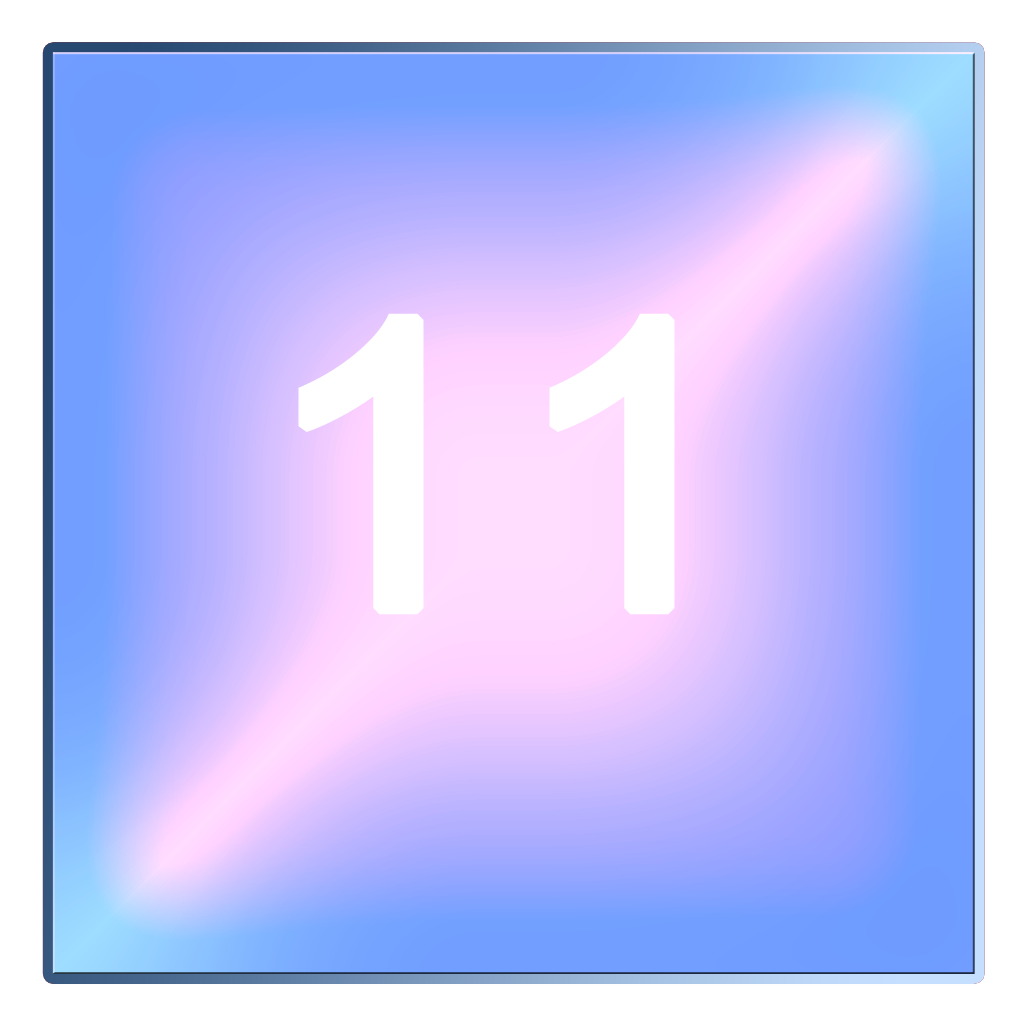
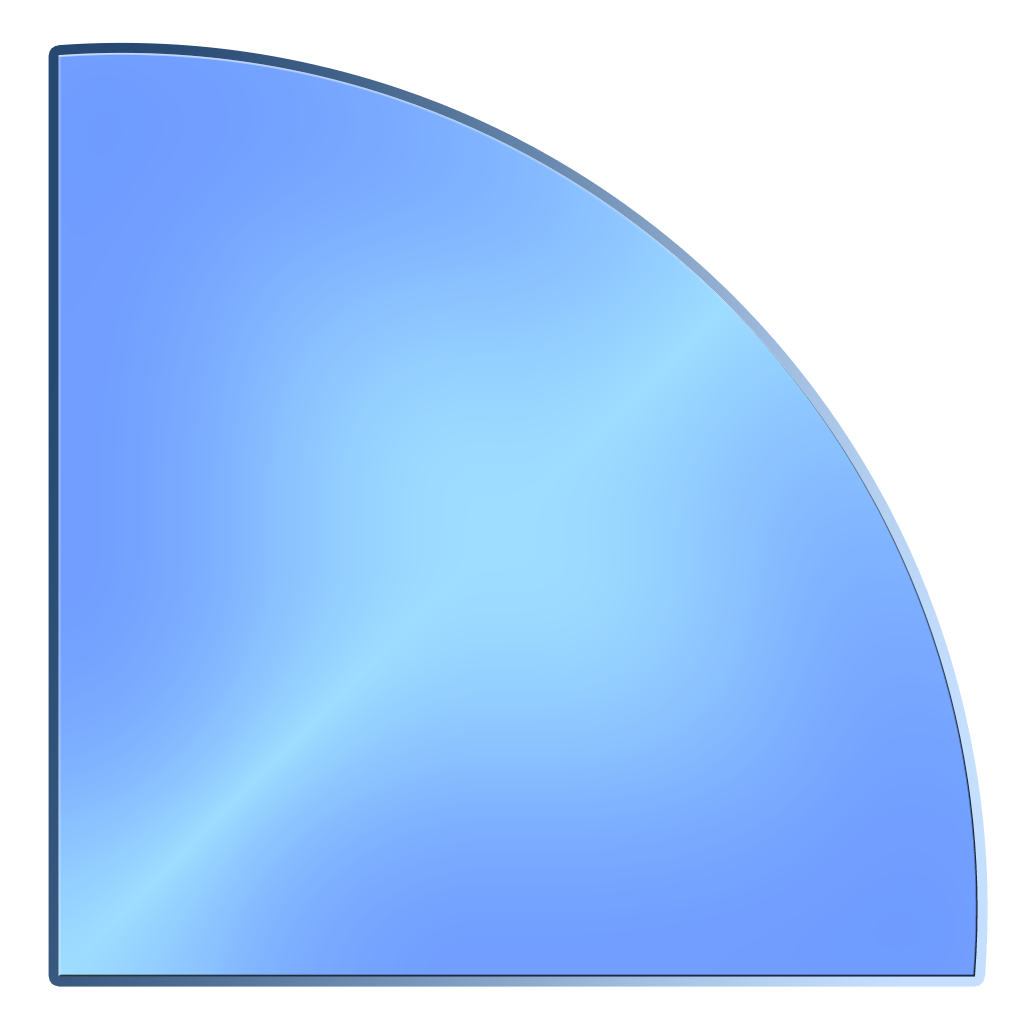
Layers edited between the first and the second w=1024, h=1024 image:
removed layer "11" over (x1=298, y1=313, x2=675, y2=615)
removed layer "Shape 2 copy" (was overlay) over (x1=52, y1=52, x2=975, y2=974)
removed layer "Shape 2" (was luminosity) over (x1=52, y1=52, x2=975, y2=974)
added layer "Shape 6 copy 2" (overlay) above "Shape 6 copy" over (x1=58, y1=52, x2=978, y2=977)
added layer "Shape 6" above "Layer 0" over (x1=58, y1=52, x2=978, y2=977)
hid "Layer 0" over (x1=52, y1=52, x2=976, y2=976)
